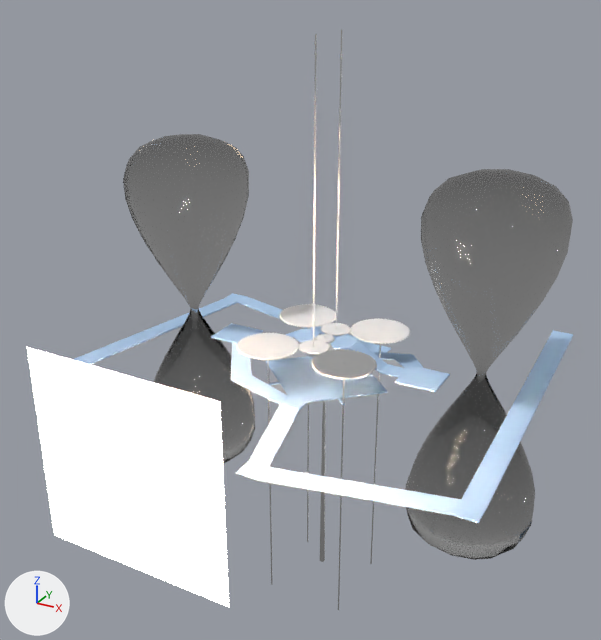
An edit to the Blender file assets/clock_map.blend, drawn before and after from the same camera.
One viewpoint serves both versions: a camera (50 mm lens) standing at (6.4, -12.57, 11.79) and looking at (0.0, -0.93, 5.97). The lights are fixed; the arrows at lower left show +X, +Y and +Z.

The scene before the commit, as lines of its bpy script (objects in view):
```python
ob_cube = bpy.data.objects.new('Cube', me_hourglas)
ob_cube.location = (-2.96, 0.01, 5.24)
ob_cube.scale = (0.137, 0.137, 0.137)
ob_cube_001 = bpy.data.objects.new('Cube.001', me_hourglas)
ob_cube_001.location = (2.99, 0.05, 5.24)
ob_cube_001.scale = (0.137, 0.137, 0.137)
ob_gear_000 = bpy.data.objects.new('Gear.000', me_large_gear_003)
ob_gear_000.location = (-0.79, 0.81, 5.24)
ob_gear_000.rotation_euler = (0.0, 0.0, -3.142)  # degrees (0, 0, -180)
ob_gear_001 = bpy.data.objects.new('Gear.001', me_large_gear_004)
ob_gear_001.location = (0.76, 0.83, 5.24)
ob_gear_001.rotation_euler = (0.0, 0.0, -3.142)  # degrees (0, 0, -180)
ob_gear_003 = bpy.data.objects.new('Gear.003', me_large_gear_002)
ob_gear_003.location = (0.78, -0.76, 5.24)
ob_gear_004 = bpy.data.objects.new('Gear.004', me_medium_gear_001)
ob_gear_004.location = (-0.01, 0.48, 5.24)
ob_gear_004.rotation_euler = (0.0, 0.0, -3.342)  # degrees (0, 0, -191)
ob_gear_015 = bpy.data.objects.new('Gear.015', me_large_gear)
ob_gear_015.location = (-0.77, -0.77, 5.24)
ob_plane_002 = bpy.data.objects.new('Plane.002', me_plane)
ob_plane_002.location = (0.0, -5.62, 5.53)
ob_plane_002.rotation_euler = (-1.571, 0.0, 0.0)  # degrees (-90, 0, 0)
ob_plane_002.scale = (1.53, 1.53, 1.53)
# also in view: 'Plane.001' at (-0.8, -0.03, 4.54); 'Plane' at (0.8, 0.08, 4.54); 'Cylinder.005' at (0.0, -0.43, 7.87)
```
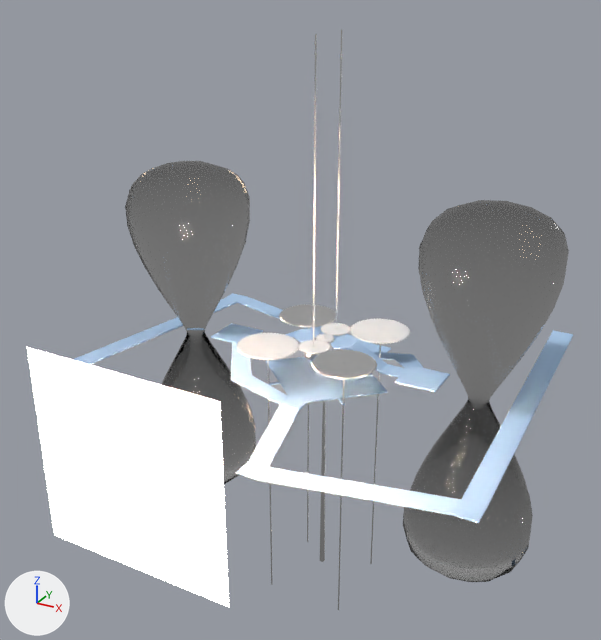
Where the change shows, as pixel boxes (x1, y1, x2, y2) in the pictures (601 x 640 px; the box of a moved part takes in the faces that stretch with it):
'Cube.001', reshaped, moved: before (405, 169, 573, 560); after (403, 200, 569, 582)
'Cube', reshaped, moved: before (123, 134, 255, 464); after (125, 161, 256, 484)
'Gear.003', turned: (312, 349, 377, 379) in both
'Gear.015', turned: before (236, 332, 299, 360); after (237, 332, 299, 360)
'Gear.001', turned: (350, 318, 410, 344) in both
part 1 of me_hourglas, moved or reshaped: before (134, 218, 556, 504); after (135, 244, 554, 529)
part 2 of me_large_gear_003, moved or reshaped: before (279, 304, 336, 328); after (321, 323, 351, 335)
part 3 of me_medium_gear_001, moved or reshaped: before (320, 323, 351, 334); after (279, 304, 336, 328)

The edits, one by one:
me_medium_gear_001 is used by ob_gear_004; location (-0.01, 0.48, 5.24); rotation (0.0, 0.0, -3.342), in degrees (0, 0, -191).
me_medium_gear_001 had 562 vertices, 672 faces and spanned x -0.291..0.291, y -0.291..0.291, z -0.009..0.009.
me_medium_gear_001 now has 1082 vertices, 1296 faces and spans x -0.572..0.572, y -0.572..0.572, z -0.009..0.009.
me_medium_gear_001 part 3: 562 vertices removed from x -0.291..0.291, y -0.291..0.291, z -0.009..0.009; 1082 vertices added at x -0.572..0.572, y -0.572..0.572, z -0.009..0.009.
me_medium_gear_001 now uses material mat_metal.
me_large_gear_003 is used by ob_gear_000; location (-0.79, 0.81, 5.24); rotation (0.0, 0.0, -3.142), in degrees (0, 0, -180).
me_large_gear_003 had 1082 vertices, 1296 faces and spanned x -0.572..0.572, y -0.572..0.572, z -0.009..0.009.
me_large_gear_003 now has 562 vertices, 672 faces and spans x -0.291..0.291, y -0.291..0.291, z -0.009..0.009.
me_large_gear_003 part 2: 1082 vertices removed from x -0.572..0.572, y -0.572..0.572, z -0.009..0.009; 562 vertices added at x -0.291..0.291, y -0.291..0.291, z -0.009..0.009.
me_hourglas has 16 vertices, 13 faces and spans x -9.8..9.8, y -9.8..9.8, z 0.0..26.3.
me_hourglas is used by ob_cube_001; location (2.99, 0.05, 5.24); scale (0.137, 0.137, 0.137).
Part 1, on me_hourglas:
Vertex 8 of me_hourglas moves from (-0.6, -0.6, 0.0) to (-1.4, -1.4, 0.0).
Vertex 9 of me_hourglas moves from (-0.6, 0.6, 0.0) to (-1.4, 1.4, 0.0).
Vertex 10 of me_hourglas moves from (0.6, 0.6, 0.0) to (1.4, 1.4, 0.0).
Vertex 11 of me_hourglas moves from (0.6, -0.6, 0.0) to (1.4, -1.4, 0.0).
Vertex 12 of me_hourglas moves from (0.6, -0.6, 0.8) to (1.4, -1.4, 0.8).
Vertex 13 of me_hourglas moves from (-0.6, -0.6, 0.8) to (-1.4, -1.4, 0.8).
Vertex 14 of me_hourglas moves from (0.6, 0.6, 0.8) to (1.4, 1.4, 0.8).
Vertex 15 of me_hourglas moves from (-0.6, 0.6, 0.8) to (-1.4, 1.4, 0.8).
Object 'Gear.001' (ob_gear_001) turns from (0, 0, -180) to (0, 0, -144) degrees about x, y and z.
Object 'Gear.003' (ob_gear_003) turns from (0, 0, 0) to (0, 0, -89) degrees about x, y and z.
Object 'Gear.015' (ob_gear_015) turns from (0, 0, 0) to (0, 0, -10) degrees about x, y and z.
Object 'Cube.001' (ob_cube_001) moves from (2.99, 0.05, 5.24) to (2.99, 0.05, 4.72).
Object 'Cube' (ob_cube) moves from (-2.96, 0.01, 5.24) to (-2.96, 0.01, 4.72).
